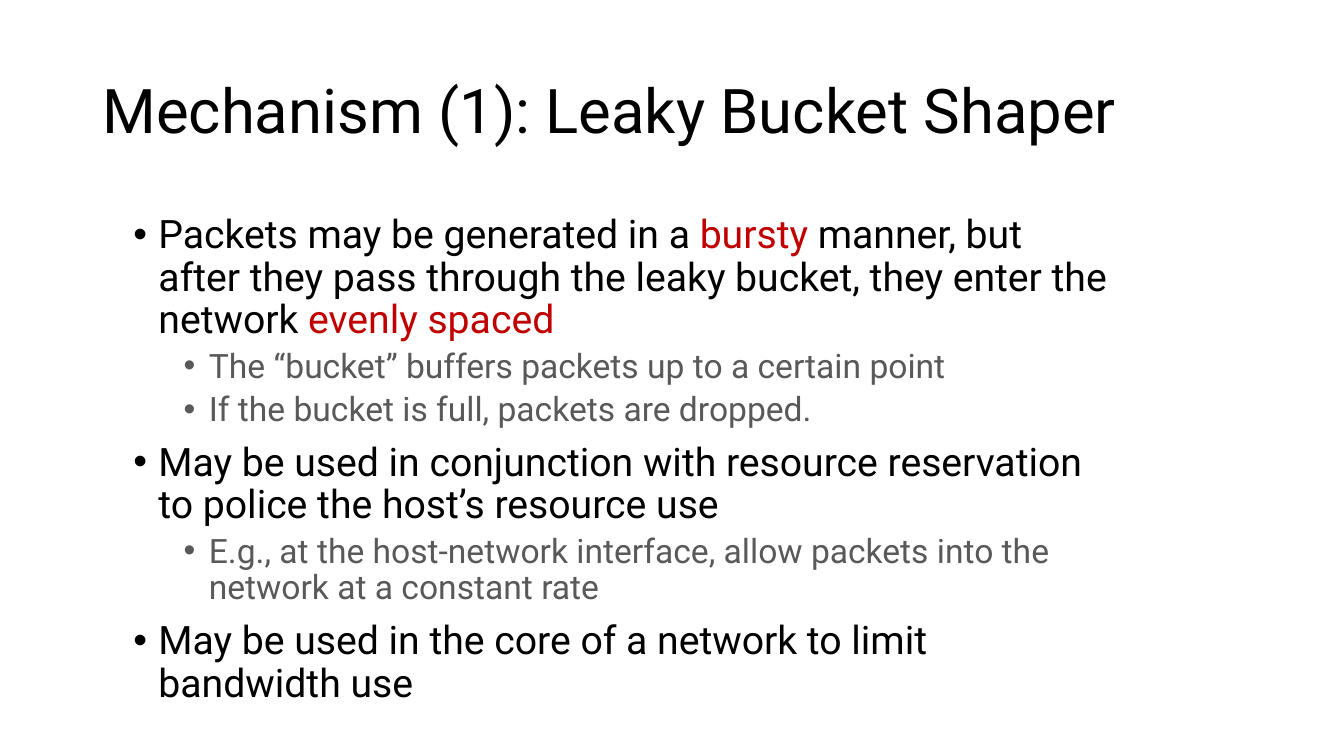
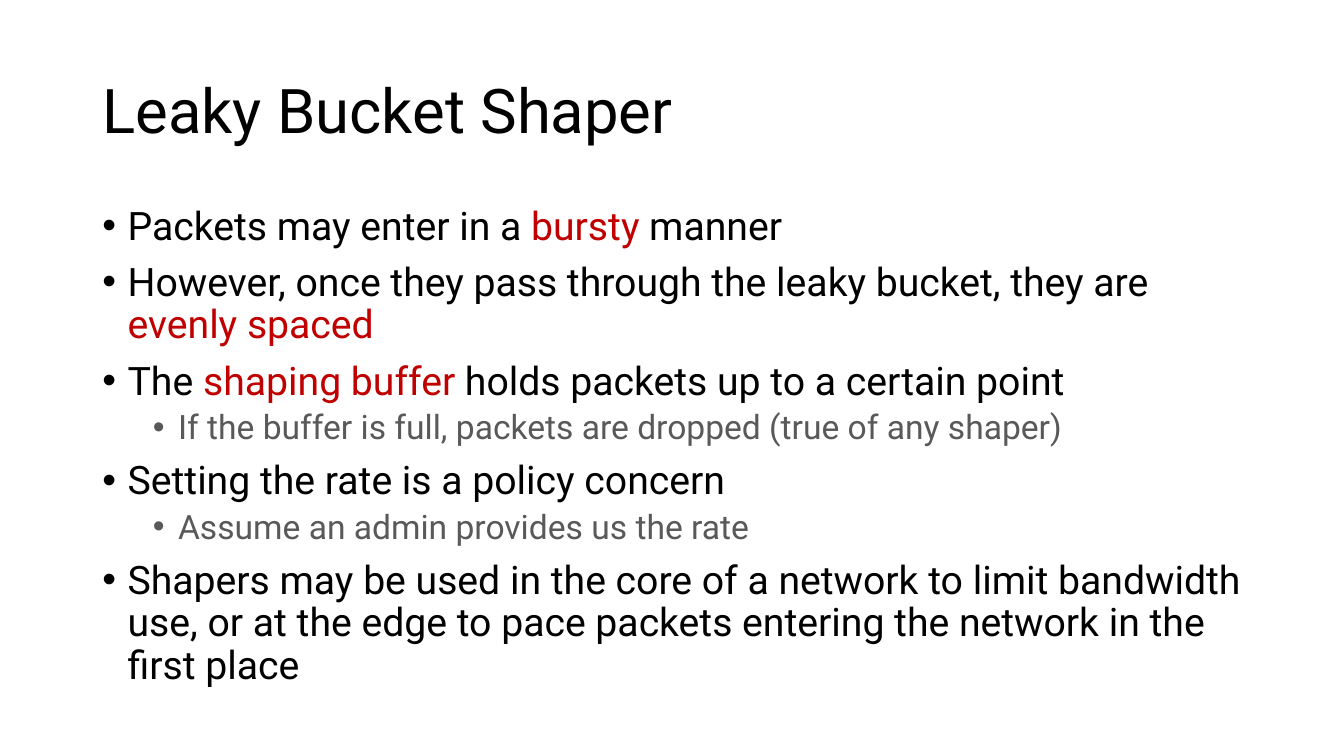
Before and after one commit to ngsrinivas/coursegen, a slide deck: slide 25 of ex/352-S21/staging/352-S21/lectures/network-qos.pptx (slide 21 before the commit). Drawn at 1344x756 pixels with LibreOffice and Linux fonts; fonts in the diff are those of the drawing. Boxes give left, top, right and bottom in pixels: in the first picture for what was removed or moved away, otherwise in the second. Text is boxed around its words. In the diff, an @@ line names an element or a change of style, - is before the commit and + after.

Commit message:
Add network QoS lecture

```diff
--- a/ex/352-S21/staging/352-S21/lectures/network-qos.pptx
+++ b/ex/352-S21/staging/352-S21/lectures/network-qos.pptx
@@ title at [102, 86, 673, 146]: text changed @@
-Mechanism (1): Leaky Bucket Shaper
+Leaky Bucket Shaper
@@ text at [128, 210, 1240, 687]: text changed @@
-• Packets may be generated in a bursty manner, but after they pass through the leaky bucket, they enter the network evenly spaced
-  • The “bucket” buffers packets up to a certain point
-  • If the bucket is full, packets are dropped.
-• May be used in conjunction with resource reservation to police the host’s resource use
-  • E.g., at the host-network interface, allow packets into the network at a constant rate
-• May be used in the core of a network to limit bandwidth use
+• Packets may enter in a bursty manner
+• However, once they pass through the leaky bucket, they are evenly spaced
+• The shaping buffer holds packets up to a certain point
+  • If the buffer is full, packets are dropped (true of any shaper)
+• Setting the rate is a policy concern
+  • Assume an admin provides us the rate
+• Shapers may be used in the core of a network to limit bandwidth use, or at the edge to pace packets entering the network in the first place
```
Also in this commit, not shown: 14 other slides changed, 11 slides added, 9 slides removed, 1 other file.
